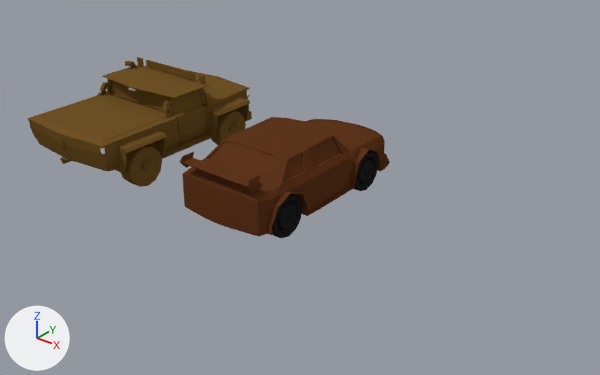
A saved change to the Blender file godot_port/assets/blender2.79_old/cars_models/sun/sun_v1.blend.
The view is the same before and after, from a 50 mm camera at (16.4, -20.16, 13.0) aimed at (0.34, -0.09, 0.55). Arrows for +X, +Y and +Z are at lower left; the lights stay in place.

In view in the first picture: 'roots_only_asset', 'sun', 'wheel.002', 'wheel.003'.
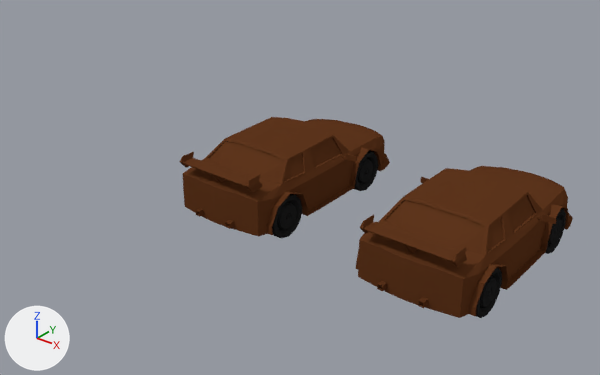
Location of each change, (x1, y1, x2, y2) in pixels of the pictures (600 x 375 px):
'sun.001', added (brown): after (355, 166, 573, 318)
    faces in mat_paint (its picture is missing): (355, 166, 573, 318)
    faces in mat_borracha_wheel (its picture is missing): (476, 209, 566, 318)
'roots_only_asset', hidden (brown): before (27, 57, 252, 187)

What changed in the scene script:
```text
Add me_cube_004:
    me_cube_004.from_pydata(...)  # 1497 vertices, 1438 faces; spans x -2.21..2.21, y -4.02..4.16, z -1.47..1.02
    # faces by material slot: [998, 440]
    me_cube_004.materials.append(mat_paint)  # its picture is missing
    me_cube_004.materials.append(mat_borracha_wheel)  # its picture is missing
Change ob_roots_only_asset:
    add ob_roots_only_asset.hide_viewport = True
Add ob_sun_001:
    ob_sun_001 = bpy.data.objects.new('sun.001', me_cube_004)
    ob_sun_001.location = (6.87, 0.0, 1.67)
```
